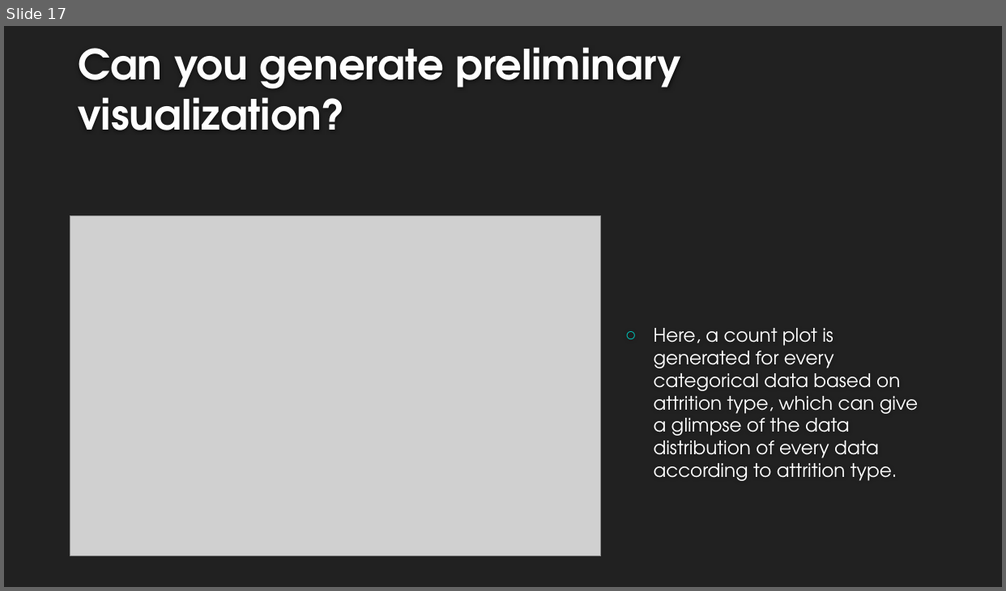
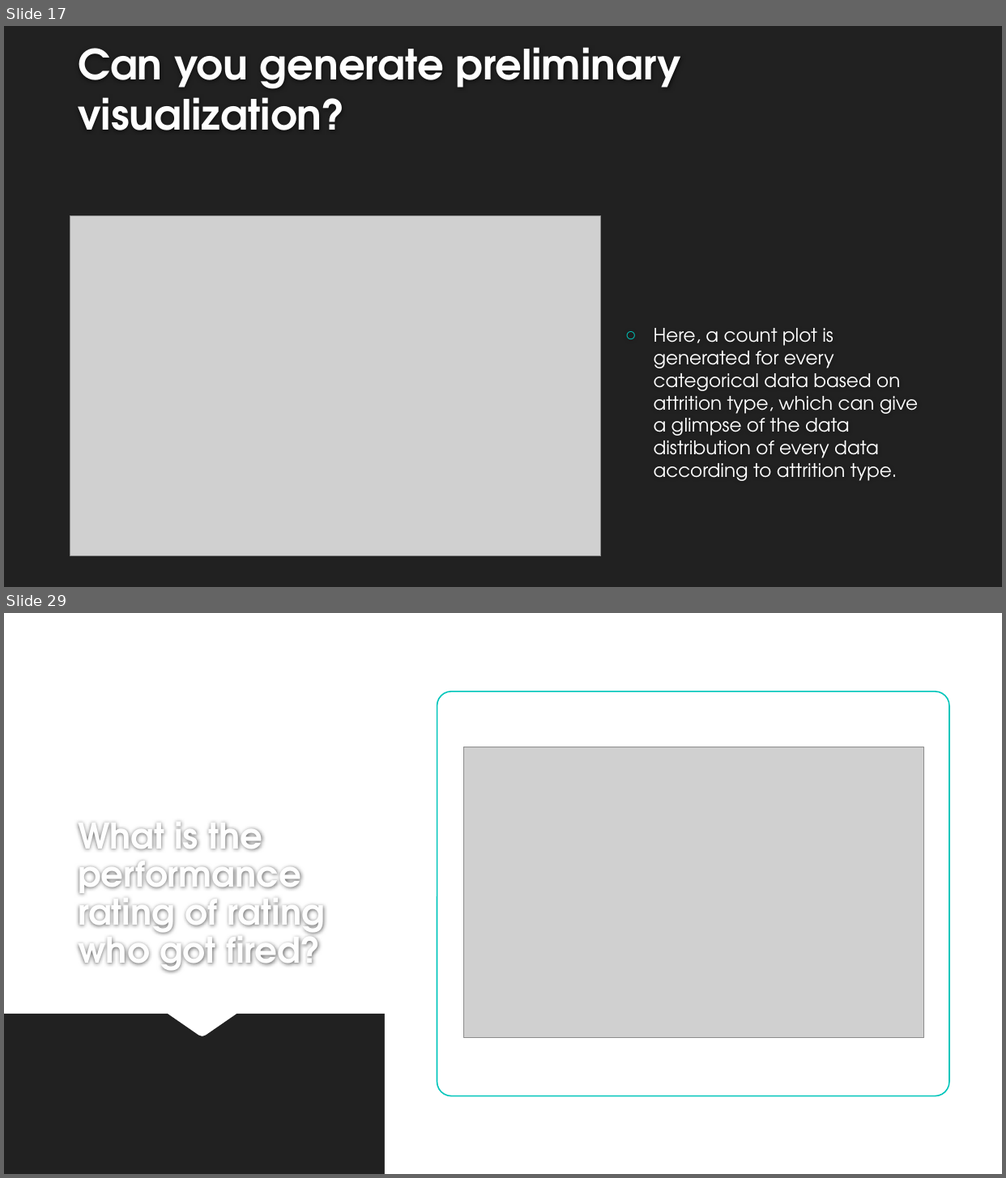
Before and after one commit to zeelmendpara05/IBM-HR-Atrrition, a slide deck: Team-5-project.pptx. Shown one above the other, each under a label of ours: slide 17 before the commit, slides 17 and 29 after it; the slides between them are not shown. The pictures are 1006x591 and 1006x1178 pixels, drawn with LibreOffice and Linux fonts; fonts in the diff are those of the drawing; grey boxes stand for pictures; background and template pictures are left out. Boxes give left, top, right and bottom in pixels: in the first picture for what was removed or moved away, otherwise in the second. Text is boxed around its words. In the diff, an @@ line names an element or a change of style, - is before the commit and + after.

```diff
--- a/Team-5-project.pptx
+++ b/Team-5-project.pptx
@@ slide 29 added at (4, 613, 1002, 1174), background #FFFFFF @@
@@ rectangle added at (385, 613, 1002, 1174), fill #FFFFFF @@
@@ rounded rectangle added at (437, 692, 949, 1097), fill #FFFFFF, outline #00C6BB 1.25 pt @@
@@ picture added at (463, 747, 925, 1037) @@
@@ title added at (78, 823, 325, 973), 34 pt, text #FEFEFE, bold @@
+What is the performance rating of rating who got fired?
@@ freeform shape added at (4, 1014, 1002, 1174), fill #212121 @@
```
Also in this commit, not shown: 16 other slides added, 1 other file.
